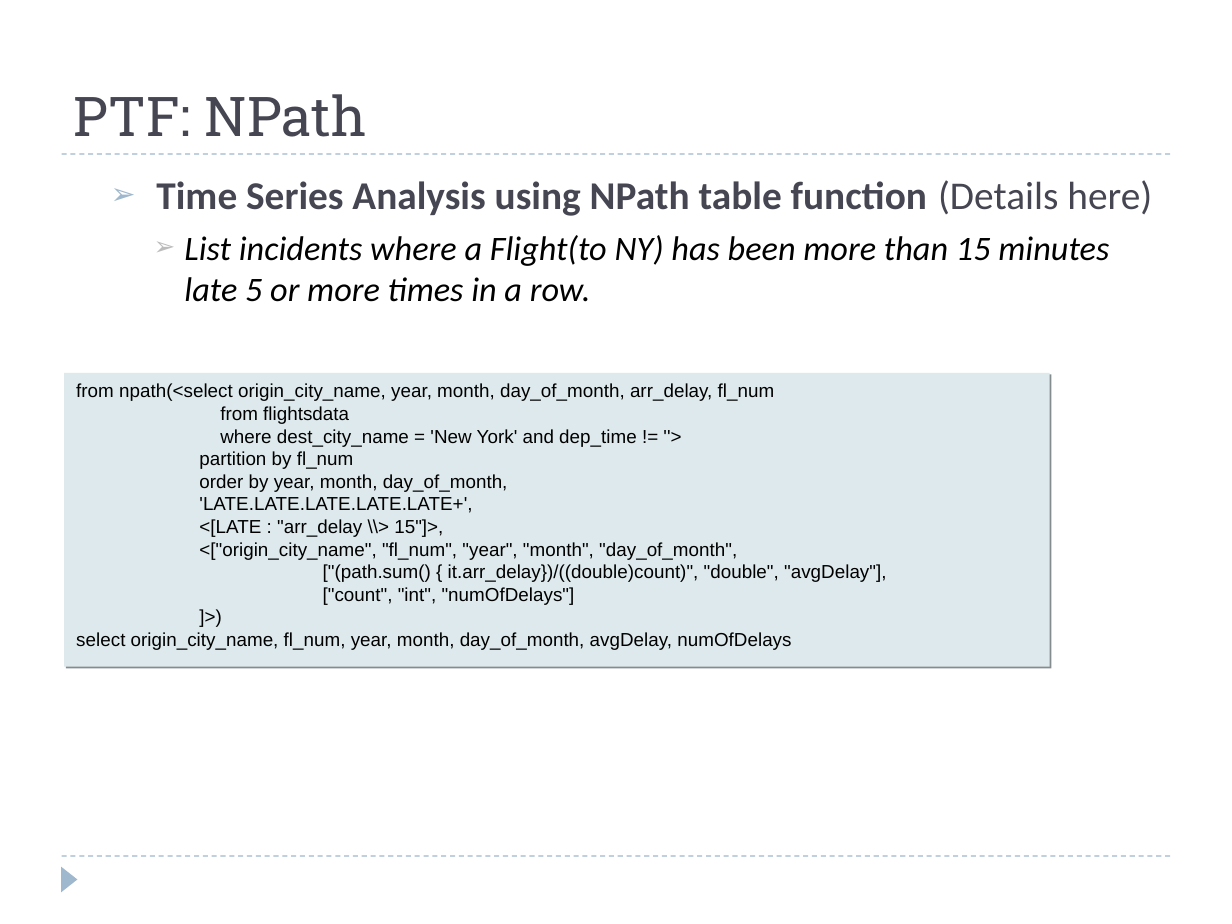
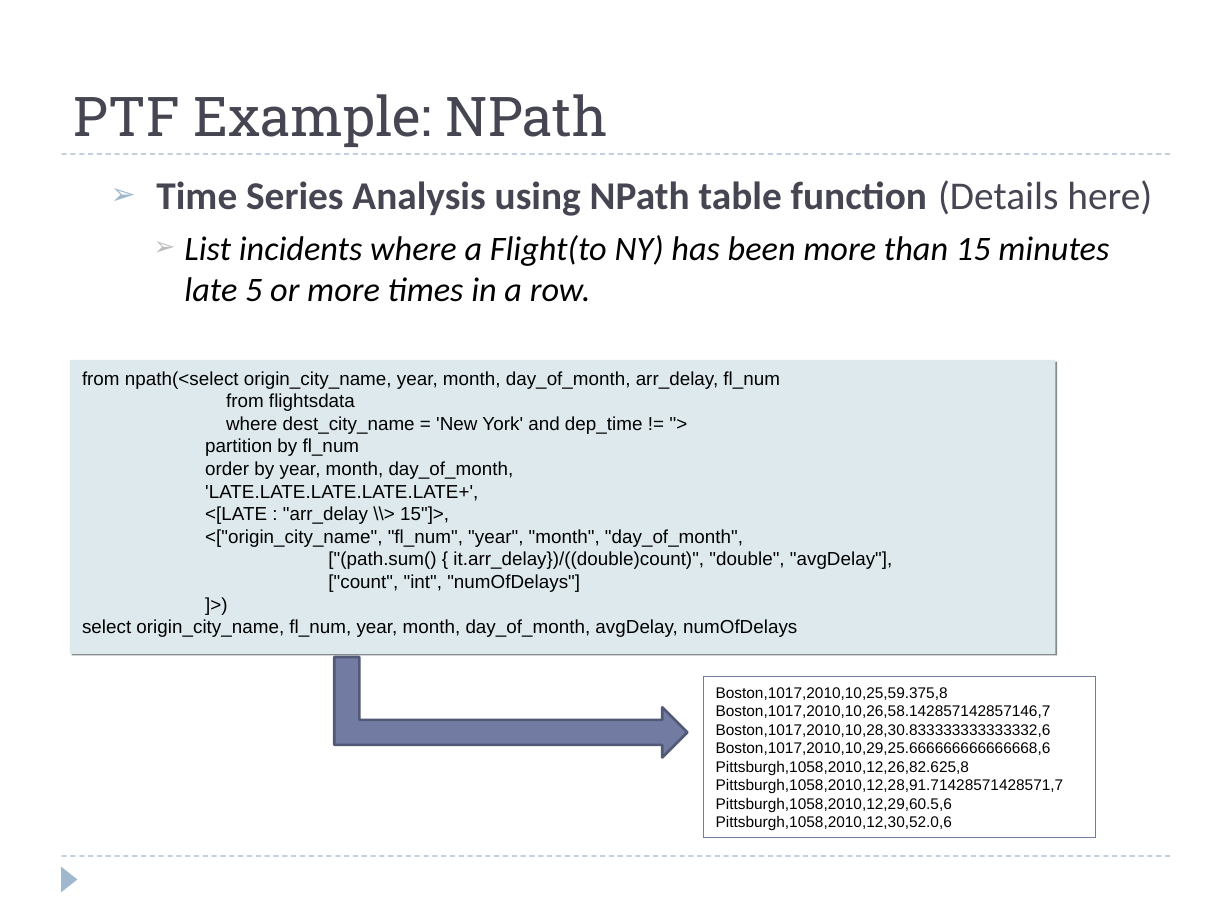
Before and after one commit to hbutani/SQLWindowing, a slide deck: slide 14 of docs/SQW.ppt (slide 13 before the commit). Drawn at 1232x924 pixels with LibreOffice and Linux fonts; fonts in the diff are those of the drawing. Boxes give left, top, right and bottom in pixels: in the first picture for what was removed or moved away, otherwise in the second. Text is boxed around its words. In the diff, an @@ line names an element or a change of style, - is before the commit and + after.

```diff
--- a/docs/SQW.ppt
+++ b/docs/SQW.ppt
@@ title at [74,94,608,147]: text changed @@
-PTF: NPath
+PTF Example: NPath
@@ rectangle "from npath(<select origin_city_name, year, month, ...": place and size @@
-rectangle "from npath(<select origin_city_name, year, month, ..." at [64,373,1050,668]
+rectangle "from npath(<select origin_city_name, year, month, ..." at [70,360,1056,654]
@@ freeform shape added at [334,657,688,758], fill #727CA3, outline #525977 1.5 pt @@
@@ rectangle added at [703,676,1095,838], outline #727CA3 0.74 pt, 9 pt, text #000000 @@
+Boston,1017,2010,10,25,59.375,8
+Boston,1017,2010,10,26,58.142857142857146,7
+Boston,1017,2010,10,28,30.833333333333332,6
+Boston,1017,2010,10,29,25.666666666666668,6
+Pittsburgh,1058,2010,12,26,82.625,8
+Pittsburgh,1058,2010,12,28,91.71428571428571,7
+Pittsburgh,1058,2010,12,29,60.5,6
+Pittsburgh,1058,2010,12,30,52.0,6
```
Also in this commit, not shown: 14 other slides changed, 8 slides added, 6 slides removed.
